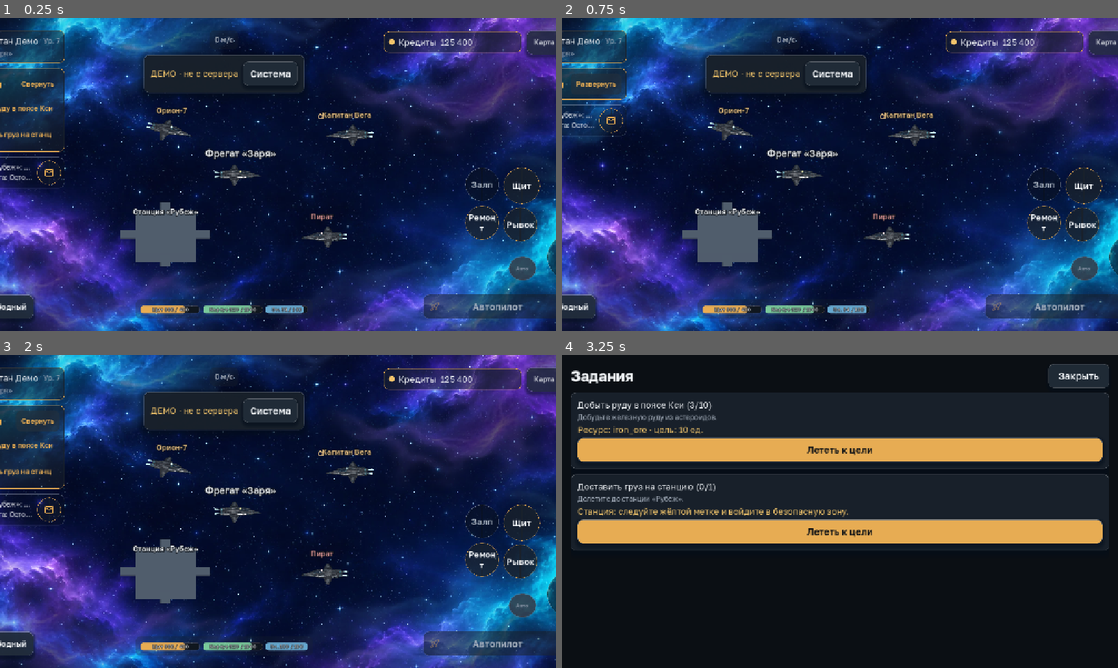
Above: before the commit, frames 1-4 (two rows, left to right).
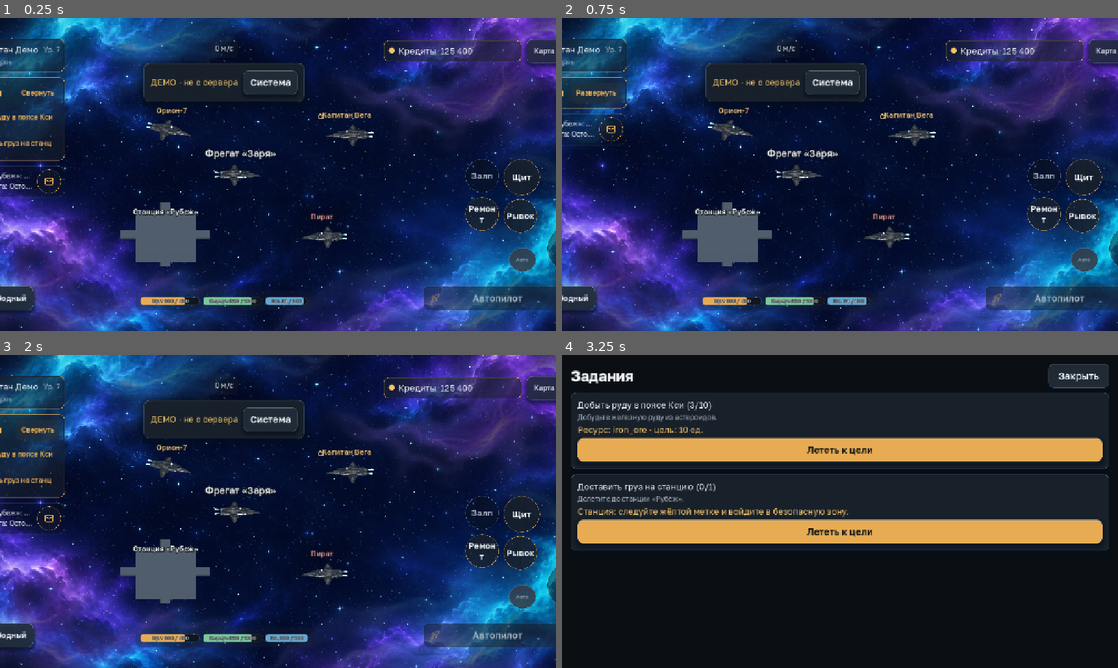
Above: after the commit, the same moments.

Repository: maillunex-lang/CosmocRPG
Game: Godot game, scene res://scenes/space.tscn
Two runs of this game, one before a commit and one after it. Both use one fixed random seed, a clock stepped at 60 frames per second and the inputs below. This scene is started directly instead of the project's main scene.
Inputs:
- Up to frame 1 (0.25 s): no input
- Up to frame 2 (0.75 s): click "Свернуть" at 0.5 s
- Up to frame 3 (2 s): click "Развернуть" at 1.25 s
- Up to frame 4 (3.25 s): click "Добыть руду в поясе Кси (3/10)" at 2 s; click "Доставить груз на станцию (0/…" at 2.75 s

The runs differ from the first frame. In frame 1, 11% of the frame differs, in the area x 0-100%, y 4-98%; in frame 2, 10%; in frame 3, 11%; in frame 4, nothing differs.

Commit message:
fix: increase Android landscape safe margin

Diff:
--- a/client/scenes/hud.tscn
+++ b/client/scenes/hud.tscn
@@ -40,7 +40,7 @@
 grow_vertical = 2
 mouse_filter = 2
 script = ExtResource("2")
-min_margin = 28
+min_margin = 48
 
 [node name="Columns" type="HBoxContainer" parent="SafeArea"]
 layout_mode = 2
